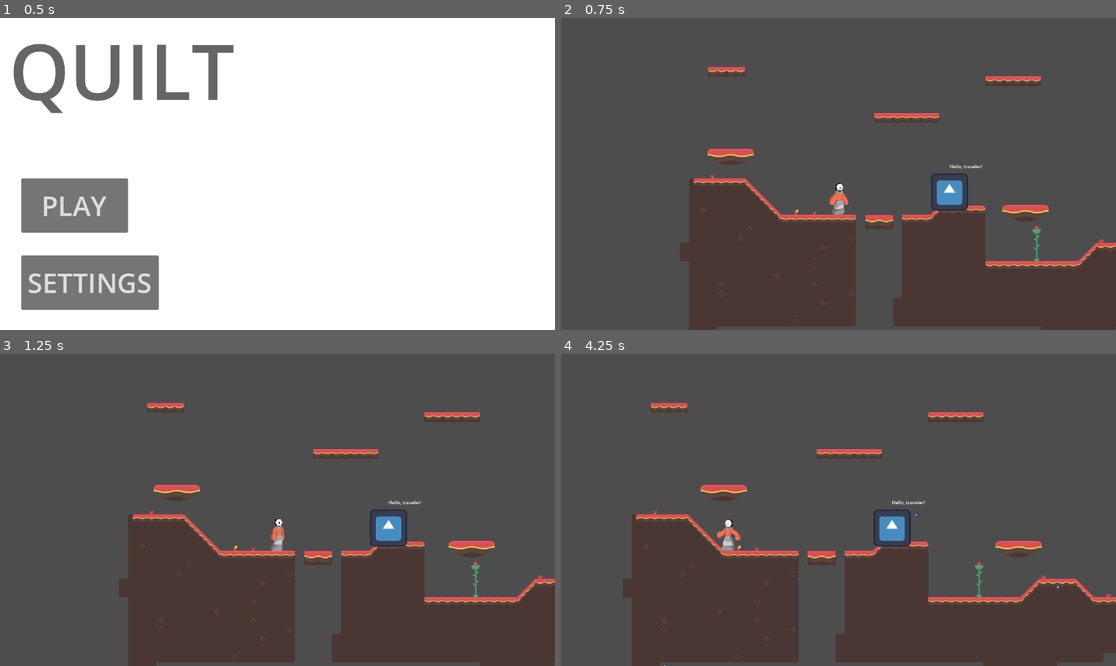
Above: before the commit, frames 1-4 (two rows, left to right).
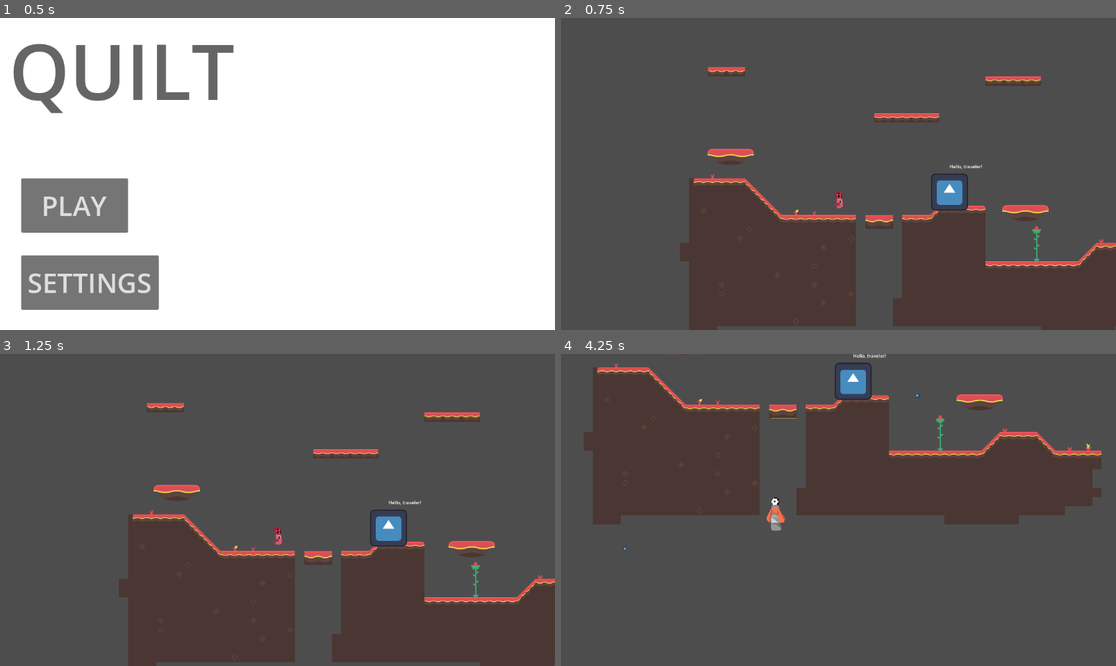
Above: after the commit, the same moments.

Repository: unsaltedkale/Quilt
Game: Godot game, scene res://Andy's Path/Scenes/AndyMain.tscn
Two runs of this game, one before a commit and one after it. Both use one fixed random seed, a clock stepped at 60 frames per second and the inputs below. This scene is started directly instead of the project's main scene. The engine's default icon, where the game draws it, is replaced by a stand-in: a white triangle on a blue panel in a dark square.
Inputs (mouse positions are in pixels of both pictures, inside the frame that each line leads up to):
- Up to frame 1 (0.5 s): no input
- Up to frame 2 (0.75 s): click "PLAY" at 0.5 s
- Up to frame 3 (1.25 s): no input
- Up to frame 4 (4.25 s): tap Enter at 1.25 s; move the mouse to (810, 572) at 1.27 s; hold D (move_right) 1.28-2.78 s; tap Middle mouse button (fire_projectile, bound only after the … at 1.35, 3.05, 3.6 s; click (810, 572) at 1.42 s; tap Space (jump) at 1.52, 1.82, 2.27, 2.3, 2.57, 2.85, 3.77, 4.07 s; tap F (fire_projectile, bound only before the commit) at 1.55, 2.1, 3.8 s; move the mouse to (1005, 556) at 2.02 s; click (1005, 556) at 2.17 s; move the mouse to (672, 463) at 2.77 s; hold A (move_left) from 2.78 s (still down); click (672, 463) at 2.92 s; move the mouse to (866, 510) at 3.52 s; click (866, 510) at 3.67 s

Frame 1 is identical in both runs. In frame 2, 0.2% of the frame differs, in the area x 48-52%, y 53-64%; in frame 3, 0.2%; in frame 4, 53%, in the area x 4-100%, y 0-100%.

Commit message:
phlo animations

Diff:
--- a/Emily WIP/Scenes/player.tscn
+++ b/Emily WIP/Scenes/player.tscn
@@ -460,6 +460,10 @@
 "speed": 10.0
 }]
 
+[sub_resource type="CapsuleShape2D" id="CapsuleShape2D_4hfjo"]
+radius = 18.0
+height = 70.0
+
 [node name="Player" type="CharacterBody2D" node_paths=PackedStringArray("gravity_component", "input_component", "movement_component", "jump_component", "recoil_component") groups=["Player"]]
 collision_mask = 6145
 script = ExtResource("1_jfghr")
@@ -493,4 +497,8 @@
 position = Vector2(1.1920929e-07, 0)
 scale = Vector2(2.5, 2.5)
 sprite_frames = SubResource("SpriteFrames_4hfjo")
-animation = &"phlo_land"
+animation = &"phlo_fall"
+
+[node name="CollisionShape2D2" type="CollisionShape2D" parent="."]
+shape = SubResource("CapsuleShape2D_4hfjo")
+disabled = true
--- a/Emily WIP/Scripts/gravity_component.gd
+++ b/Emily WIP/Scripts/gravity_component.gd
@@ -2,7 +2,7 @@
 extends Node
 
 @export_subgroup("Settings")
-@export var gravity: float = 1000.0
+@export var gravity: float = 3000.0 #2000
 
 var is_falling: bool = false
 
--- a/Emily WIP/Scripts/jump_component.gd
+++ b/Emily WIP/Scripts/jump_component.gd
@@ -2,7 +2,7 @@
 extends Node
 
 @export_subgroup("Settings")
-@export var jump_velocity: float = -750.0 #change
+@export var jump_velocity: float = -950.0 #change
 
 func handle_jump(body: CharacterBody2D, want_to_jump:bool) -> void:
 	if want_to_jump and body.is_on_floor():
--- a/Emily WIP/Scripts/movement_component.gd
+++ b/Emily WIP/Scripts/movement_component.gd
@@ -8,10 +8,7 @@
 var previous_velocity = 0
 
 func handle_horizontal_movement(body: CharacterBody2D, direction: float) -> void:
-	#if body.is_on_floor():
-		#body.velocity.x = direction * speed
-	#else:
-		#pass
+	#if recoil, launch in air a lil
 	var delta: float = get_process_delta_time()
 	var traction = 2500
 	body.velocity.x = move_toward(body.velocity.x, direction * speed, delta * traction)
--- a/Emily WIP/Scripts/player.gd
+++ b/Emily WIP/Scripts/player.gd
@@ -13,6 +13,7 @@
 var is_jumping: bool = false
 var is_falling: bool = false
 var is_landing: bool = false
+var is_phlo: bool = true
 var previous_velocity = 0
 
 
@@ -47,21 +48,42 @@
 
 func handle_animation():
 	# movement animations
+	var string: String = ""
 	var current_velocity = velocity.x
 	if previous_velocity > current_velocity and is_on_floor():
-		$AnimatedSprite2D.play("stop")
+		if is_phlo:
+			string = "phlo_idle"
+		else:
+			string = "stop"
+		$AnimatedSprite2D.play(string)
 		$AnimatedSprite2D.flip_h = false
 	elif previous_velocity < current_velocity and is_on_floor():
-		$AnimatedSprite2D.play("stop")
+		if is_phlo:
+			string = "phlo_idle"
+		else:
+			string = "stop"
+		$AnimatedSprite2D.play(string)
 		$AnimatedSprite2D.flip_h = true
 	elif current_velocity > 0:
-		$AnimatedSprite2D.play("walk")
+		if is_phlo:
+			string = "phlo_idle"
+		else:
+			string = "walk"
+		$AnimatedSprite2D.play(string)
 		$AnimatedSprite2D.flip_h = false
 	elif current_velocity < 0:
-		$AnimatedSprite2D.play("walk")
+		if is_phlo:
+			string = "phlo_idle"
+		else:
+			string = "walk"
+		$AnimatedSprite2D.play(string)
 		$AnimatedSprite2D.flip_h = true
 	elif not $AnimatedSprite2D.is_playing():
-		$AnimatedSprite2D.play("idle")
+		if is_phlo:
+			string = "phlo_idle"
+		elif not is_phlo:
+			string = "idle"
+		$AnimatedSprite2D.play(string)
 	previous_velocity = current_velocity
 	# jump animations
 	is_jumping = velocity.y < 0 and not is_on_floor()
--- a/Emily WIP/Scripts/recoil_component.gd
+++ b/Emily WIP/Scripts/recoil_component.gd
@@ -3,14 +3,11 @@
 
 @export_subgroup("Settings")
 
-var force : Vector2 = Vector2(3000,1500)
+var force : Vector2 = Vector2(3000,4000)
 var player_direction
 
 func handle_recoil(body: CharacterBody2D, direction: float):
 	if Input.is_action_just_pressed("fire_projectile"):
-
-		# var mouse_pos = get_viewport().get_mouse_position() + get_viewport().get_canvas_transform()
 		player_direction = body.get_local_mouse_position().normalized()
 		body.velocity -= player_direction * force
 		print("player direction ", player_direction, "player act pos ", body.global_position)
-		# x position is too large
--- a/project.godot
+++ b/project.godot
@@ -39,7 +39,7 @@
 }
 fire_projectile={
 "deadzone": 0.2,
-"events": [Object(InputEventKey,"resource_local_to_scene":false,"resource_name":"","device":-1,"window_id":0,"alt_pressed":false,"shift_pressed":false,"ctrl_pressed":false,"meta_pressed":false,"pressed":false,"keycode":70,"physical_keycode":0,"key_label":0,"unicode":102,"location":0,"echo":false,"script":null)
+"events": [Object(InputEventMouseButton,"resource_local_to_scene":false,"resource_name":"","device":-1,"window_id":0,"alt_pressed":false,"shift_pressed":false,"ctrl_pressed":false,"meta_pressed":false,"button_mask":4,"position":Vector2(381, 42),"global_position":Vector2(400, 138),"factor":1.0,"button_index":3,"canceled":false,"pressed":true,"double_click":false,"script":null)
 ]
 }
 interact={
Not shown: 1 places in Emily WIP/Scenes/player.tscn that only renumber resources
